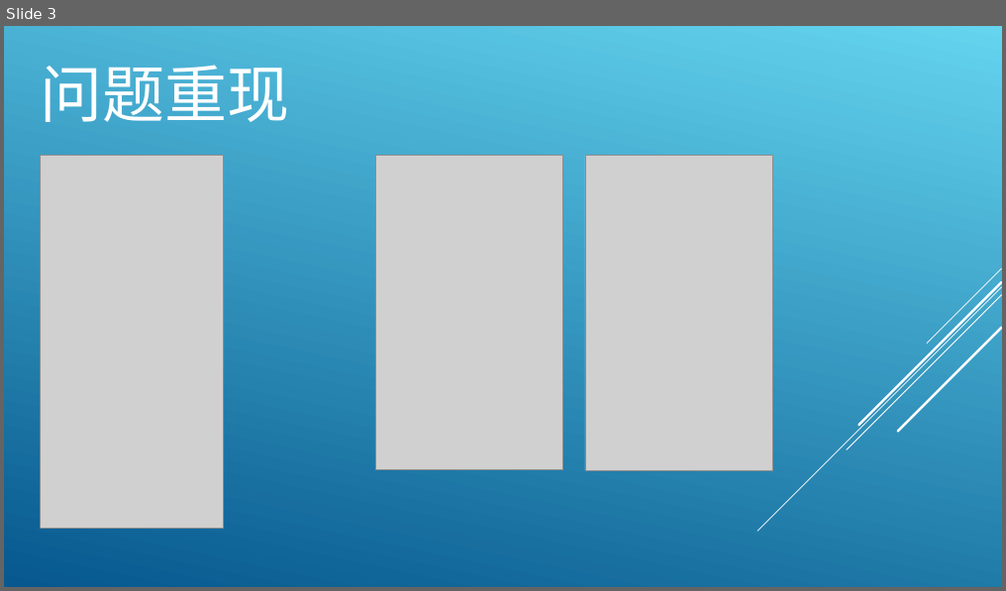
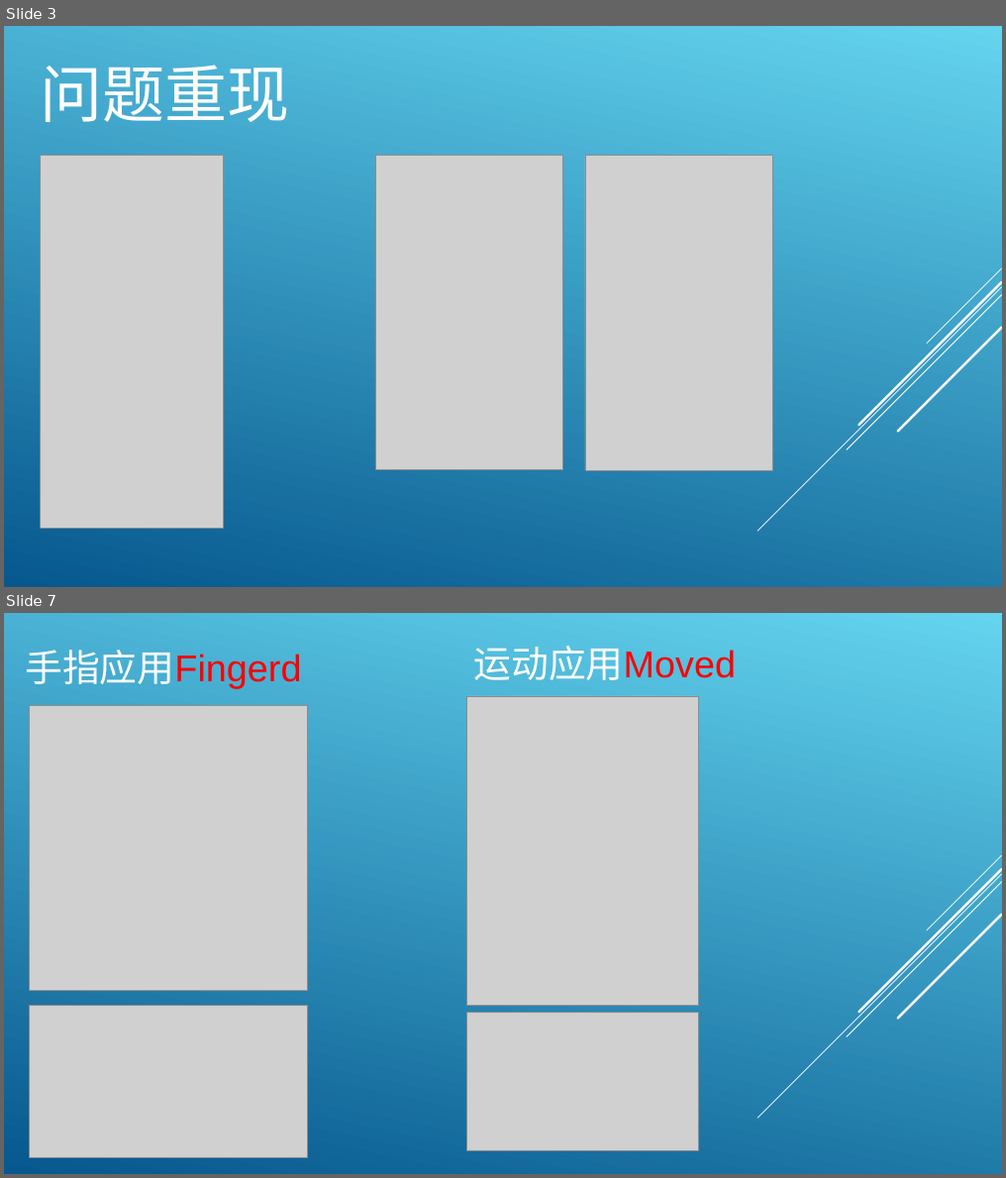
Before and after one commit to tlx6550/gulp-webpack-html-demo, a slide deck: fingerMover2.ppt. Shown one above the other, each under a label of ours: slide 3 before the commit, slides 3 and 7 after it; the slides between them are not shown. The pictures are 1006x591 and 1006x1178 pixels, drawn with LibreOffice and Linux fonts; fonts in the diff are those of the drawing; grey boxes stand for pictures. Boxes give left, top, right and bottom in pixels: in the first picture for what was removed or moved away, otherwise in the second. Text is boxed around its words. In the diff, an @@ line names an element or a change of style, - is before the commit and + after.

```diff
--- a/fingerMover2.ppt
+++ b/fingerMover2.ppt
@@ slide 7 added at (4,613,1002,1174), background gradient #64D4EF to #06588E; not listed: 5 template elements that a slide beside it also shows @@
@@ text added at (25,650,301,689), 36 pt, text #FF0000 @@
+手指应用Fingerd
@@ text added at (473,646,736,680), 36 pt, text #FF0000 @@
+运动应用Moved
@@ picture added at (466,696,698,1006) @@
@@ picture added at (30,705,308,990) @@
@@ picture added at (30,1006,308,1158) @@
@@ picture added at (466,1013,698,1151) @@
```
Also in this commit, not shown: 1 slide changed, 5 other slides added, 3 other files.
